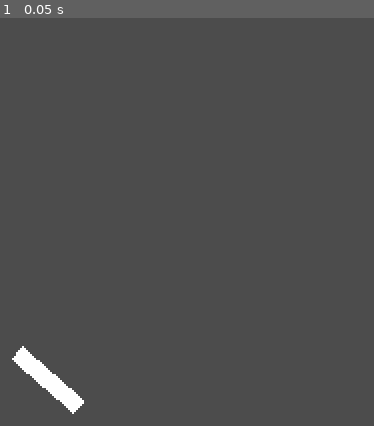
Above: before the commit, frame 1.
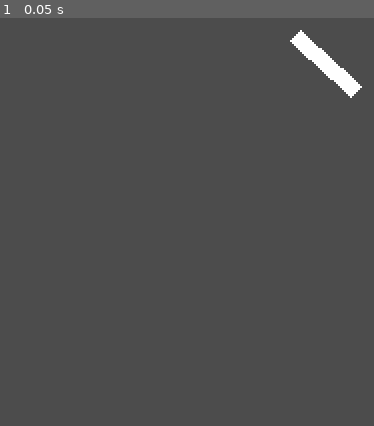
Above: after the commit, the same moment.

Repository: notapixelstudio/flatformer
Game: Godot game, scene res://levels/Move1DPlayground.tscn
Same seed, same stepped clock (60 frames per second), same inputs: the game is played once before the commit and once after it.
Inputs:
- Up to frame 1 (0.05 s): no input

The runs differ from the first frame. In frame 1, 1.8% of the frame differs, in the area x 3-97%, y 2-98%.

Commit message:
added camera to HERO

Diff:
--- a/godot/levels/Move1DPlayground.tscn
+++ b/godot/levels/Move1DPlayground.tscn
@@ -48,6 +48,7 @@
 action = "dash"
 
 [node name="Actions" type="Node" parent="1DActor"]
+editor/display_folded = true
 script = ExtResource( 5 )
 
 [node name="Dash" parent="1DActor/Actions" instance=ExtResource( 6 )]
@@ -65,14 +66,22 @@
 
 [node name="Stop" parent="1DActor/Actions" instance=ExtResource( 9 )]
 actor_path = NodePath("../../../Path2D/1DController")
+
+[node name="RemoteTransform2D" type="RemoteTransform2D" parent="1DActor"]
+remote_path = NodePath("../../Camera2D")
+
+[node name="Camera2D" type="Camera2D" parent="."]
+position = Vector2( 626.746, 920.082 )
+rotation = -2.41902
+current = true
 [connection signal="handling" from="1DActor/Controller/Left" to="1DActor/Actions" method="set_direction" binds= [ Vector2( -1, 0 ) ]]
 [connection signal="pressed" from="1DActor/Controller/Left" to="1DActor/Actions/Move" method="execute"]
+[connection signal="released" from="1DActor/Controller/Left" to="1DActor/Controller/Right" method="is_holding"]
 [connection signal="released" from="1DActor/Controller/Left" to="1DActor/Actions/Stop" method="execute"]
-[connection signal="released" from="1DActor/Controller/Left" to="1DActor/Controller/Right" method="is_holding"]
 [connection signal="handling" from="1DActor/Controller/Right" to="1DActor/Actions" method="set_direction" binds= [ Vector2( 1, 0 ) ]]
 [connection signal="pressed" from="1DActor/Controller/Right" to="1DActor/Actions/Move" method="execute"]
+[connection signal="released" from="1DActor/Controller/Right" to="1DActor/Controller/Left" method="is_holding"]
 [connection signal="released" from="1DActor/Controller/Right" to="1DActor/Actions/Stop" method="execute"]
-[connection signal="released" from="1DActor/Controller/Right" to="1DActor/Controller/Left" method="is_holding"]
 [connection signal="pressed" from="1DActor/Controller/Dash" to="1DActor/Actions/Dash" method="execute"]
 [connection signal="released" from="1DActor/Controller/Dash" to="1DActor/Actions/Dash" method="cancel"]
 [connection signal="finished" from="1DActor/Actions/Dash" to="1DActor/Controller/Left" method="is_holding"]
